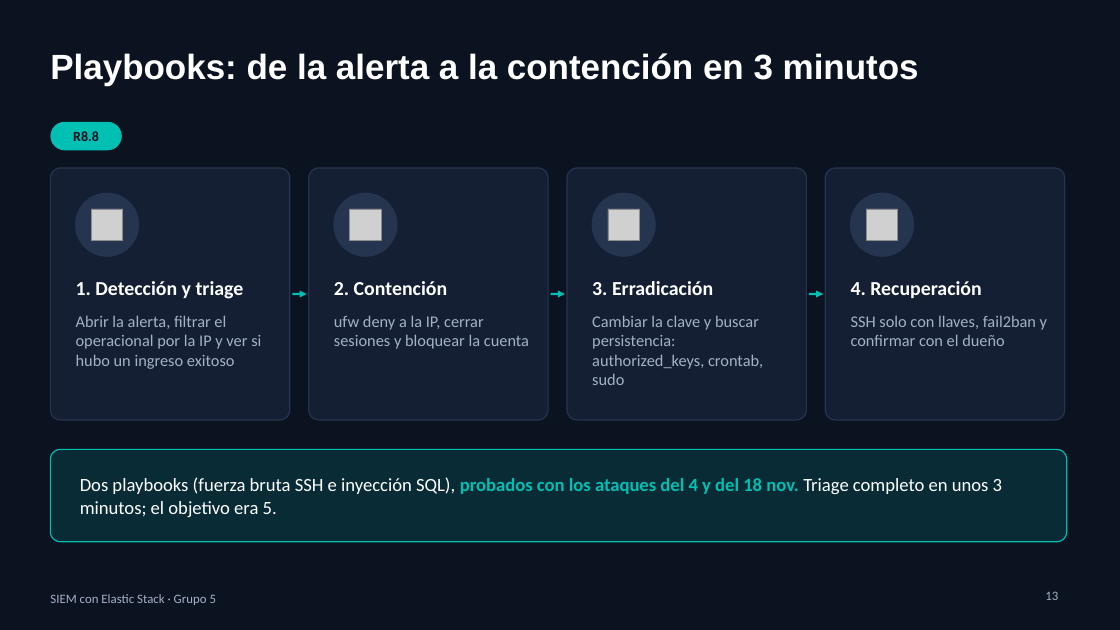
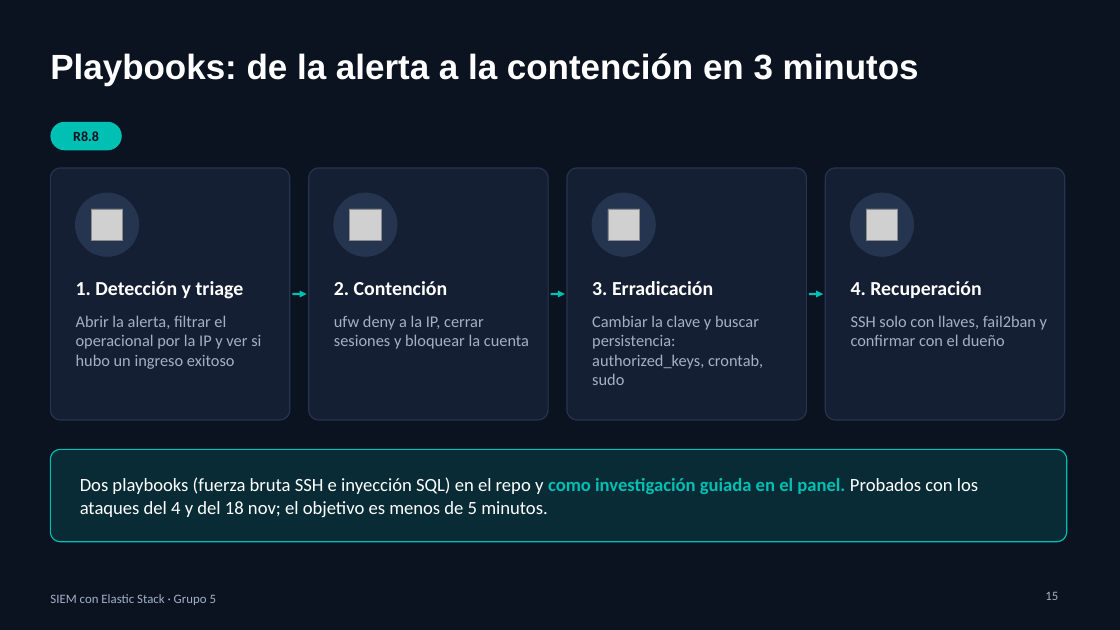
Before and after one commit to ballesterossmartsolutionssas/siem-elastic-grupo5, a slide deck: slide 15 of diapositivas/SIEM-Grupo5.pptx (slide 13 before the commit). Drawn at 1120x630 pixels with LibreOffice and Linux fonts; fonts in the diff are those of the drawing; grey boxes stand for pictures. Boxes give left, top, right and bottom in pixels: in the first picture for what was removed or moved away, otherwise in the second. Text is boxed around its words. In the diff, an @@ line names an element or a change of style, - is before the commit and + after.

Commit message:
Panel SOC: cumplimiento en vivo, salud, anomalías e investigación guiada; regla de anomalía new terms
- Franja R8.1-R8.8 que se pone en verde con las mediciones reales
- Salud del sistema: heap, disco y CPU por nodo, fases de ILM y retraso de la ingesta
- Detección de anomalías de volumen (z-score contra la línea base de 24 h)
- Incidentes agrupados por regla e IP, críticos arriba; top de IPs sin visitas normales
- Ficha de la IP con fallos, ingresos exitosos, puertos y herramienta
- Investigación guiada (R8.7 y R8.8): playbook con cronómetro que se guarda en siem-investigaciones
- reglas/08: ingreso SSH con usuario + IP nunca vistos en 7 días (new terms)
- Diapositivas (18) con Tecnologías, Investigación guiada y Conclusiones; guion y evidencias al día

```diff
--- a/diapositivas/SIEM-Grupo5.pptx
+++ b/diapositivas/SIEM-Grupo5.pptx
@@ text at box(80, 477, 978, 517): text changed @@
-Dos playbooks (fuerza bruta SSH e inyección SQL), probados con los ataques del 4 y del 18 nov. Triage completo en unos 3 minutos; el objetivo era 5.
+Dos playbooks (fuerza bruta SSH e inyección SQL) en el repo y como investigación guiada en el panel. Probados con los ataques del 4 y del 18 nov; el objetivo es menos de 5 minutos.
@@ page number at box(1045, 592, 1058, 600): text changed @@
-13
+15
```
Also in this commit, not shown: 7 other slides changed, 3 slides added, 15 other files.
